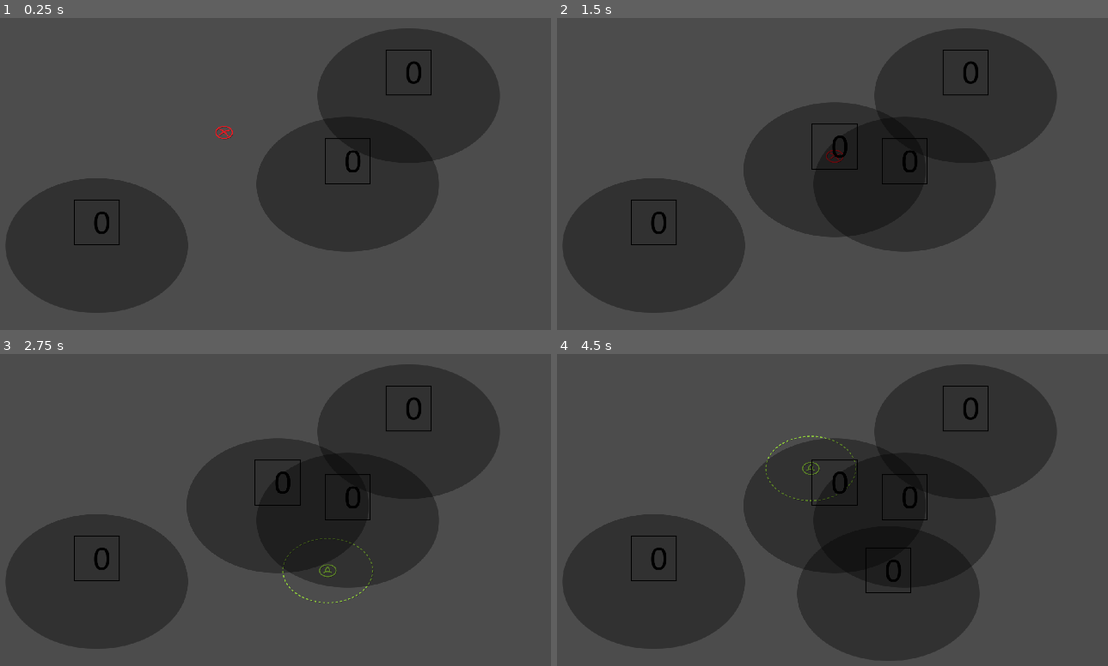
Above: before the commit, frames 1-4 (two rows, left to right).
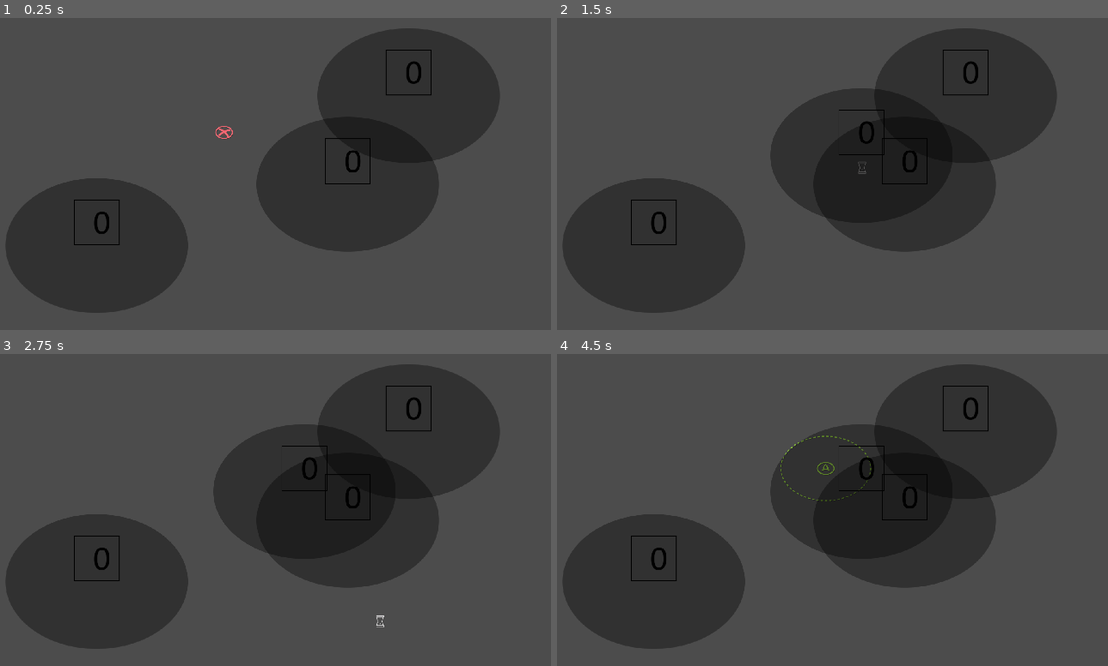
Above: after the commit, the same moments.

Repository: sksmith/ATreeKilledMyFather
Game: Godot game, scene res://forest/ForestTest.tscn
Two runs of this game, one before a commit and one after it. Both use one fixed random seed, a clock stepped at 60 frames per second and the inputs below. This scene is started directly instead of the project's main scene.
Inputs:
- Up to frame 1 (0.25 s): no input
- Up to frame 2 (1.5 s): hold D (f_move_right) 0.53-1.28 s; hold Space (f_action) 0.53-1.28 s; hold S (f_move_down) from 1.28 s (still down); tap Space (f_action) at 1.35 s
- Up to frame 3 (2.75 s): release S (f_move_down) at 2.03 s; hold D (f_move_right) from 2.03 s (still down); hold Space (f_action) from 2.03 s (still down)
- Up to frame 4 (4.5 s): release D (f_move_right) at 2.78 s; release Space (f_action) at 2.78 s; hold W (f_move_up) 2.78-3.53 s; tap Space (f_action) at 2.85, 4.35 s; hold Space (f_action) 3.53-4.28 s; hold A (f_move_left) from 3.53 s (still down)

The runs differ from the first frame. In frame 1, less than 0.1% of the frame differs, in the area x 39-43%, y 34-39%; in frame 2, 3.0%; in frame 3, 3.1%; in frame 4, 11%, in the area x 33-77%, y 22-99%.

Commit message:
Planting cooldown

Diff:
--- a/forest/ForestCursor.gd
+++ b/forest/ForestCursor.gd
@@ -5,10 +5,12 @@
 export var fine_cursor_speed = 200
 export(Resource) var tree_resource
 export(NodePath) var tree_parent_node
+export var planting_cooldown = 2
 
 var screen_size # Size of the game window.
 var can_plant_tree = false
 var tree_planting_node
+var on_cooldown = false
 
 # Called when the node enters the scene tree for the first time.
 func _ready():
@@ -47,12 +49,19 @@
 		print("nope! can't plant")
 
 func _do_plant_tree():
-	if tree_planting_node:
-		var tree = tree_resource.instance()
-		tree.position = position
-		tree_planting_node.add_child(tree)
-		print("plant tree")
+	can_plant_tree = false
+	var tree = tree_resource.instance()
+	tree.position = position
+	tree_planting_node.add_child(tree)
+	_start_planting_cooldown()
 
+
+func _start_planting_cooldown():
+	on_cooldown = true
+	$AnimatedSprite.play("cooldown")
+	yield(get_tree().create_timer(planting_cooldown), "timeout")
+	on_cooldown = false
+	_set_can_plant()
 
 func _on_ForestCursor_area_entered(_area):
 	_set_can_plant()
@@ -62,6 +71,9 @@
 	_set_can_plant()
 
 func _set_can_plant():
+	if on_cooldown:
+		return
+
 	if _can_plant():
 		can_plant_tree = true
 		$AnimatedSprite.play("plant")
--- a/forest/ForestCursor.tscn
+++ b/forest/ForestCursor.tscn
@@ -6,9 +6,19 @@
 [ext_resource path="res://forest/plant-seed_YES-02.png" type="Texture" id=4]
 [ext_resource path="res://forest/plant-seed_NO-01.png" type="Texture" id=5]
 [ext_resource path="res://forest/PlantedTree.tscn" type="PackedScene" id=6]
+[ext_resource path="res://forest/plant-seed_COOL-01.png" type="Texture" id=7]
+[ext_resource path="res://forest/plant-seed_COOL-02.png" type="Texture" id=8]
+[ext_resource path="res://forest/plant-seed_COOL-04.png" type="Texture" id=9]
+[ext_resource path="res://forest/plant-seed_COOL-03.png" type="Texture" id=10]
+[ext_resource path="res://forest/plant-seed_COOL-05.png" type="Texture" id=11]
 
 [sub_resource type="SpriteFrames" id=1]
 animations = [ {
+"frames": [ ExtResource( 7 ), ExtResource( 8 ), ExtResource( 10 ), ExtResource( 9 ), ExtResource( 11 ) ],
+"loop": true,
+"name": "cooldown",
+"speed": 5.0
+}, {
 "frames": [ ExtResource( 5 ), ExtResource( 1 ) ],
 "loop": true,
 "name": "no",
@@ -32,14 +42,18 @@
 __meta__ = {
 "_edit_group_": true
 }
+cursor_speed = 600
+fine_cursor_speed = 300
 tree_resource = ExtResource( 6 )
 
 [node name="AnimatedSprite" type="AnimatedSprite" parent="."]
 frames = SubResource( 1 )
 animation = "no"
+frame = 1
 playing = true
 
 [node name="CollisionShape2D" type="CollisionShape2D" parent="."]
+visible = false
 rotation = 1.5708
 shape = SubResource( 2 )
 
--- a/project.godot
+++ b/project.godot
@@ -115,30 +115,6 @@
 "events": [ Object(InputEventJoypadButton,"resource_local_to_scene":false,"resource_name":"","device":0,"button_index":2,"pressure":0.0,"pressed":false,"script":null)
  ]
 }
-f_move_left={
-"deadzone": 0.5,
-"events": [ Object(InputEventJoypadMotion,"resource_local_to_scene":false,"resource_name":"","device":1,"axis":0,"axis_value":-1.0,"script":null)
-, Object(InputEventKey,"resource_local_to_scene":false,"resource_name":"","device":0,"alt":false,"shift":false,"control":false,"meta":false,"command":false,"pressed":false,"scancode":65,"physical_scancode":0,"unicode":0,"echo":false,"script":null)
- ]
-}
-f_move_right={
-"deadzone": 0.5,
-"events": [ Object(InputEventJoypadMotion,"resource_local_to_scene":false,"resource_name":"","device":1,"axis":0,"axis_value":1.0,"script":null)
-, Object(InputEventKey,"resource_local_to_scene":false,"resource_name":"","device":0,"alt":false,"shift":false,"control":false,"meta":false,"command":false,"pressed":false,"scancode":68,"physical_scancode":0,"unicode":0,"echo":false,"script":null)
- ]
-}
-f_move_up={
-"deadzone": 0.5,
-"events": [ Object(InputEventJoypadMotion,"resource_local_to_scene":false,"resource_name":"","device":1,"axis":1,"axis_value":-1.0,"script":null)
-, Object(InputEventKey,"resource_local_to_scene":false,"resource_name":"","device":0,"alt":false,"shift":false,"control":false,"meta":false,"command":false,"pressed":false,"scancode":87,"physical_scancode":0,"unicode":0,"echo":false,"script":null)
- ]
-}
-f_move_down={
-"deadzone": 0.5,
-"events": [ Object(InputEventJoypadMotion,"resource_local_to_scene":false,"resource_name":"","device":1,"axis":1,"axis_value":1.0,"script":null)
-, Object(InputEventKey,"resource_local_to_scene":false,"resource_name":"","device":0,"alt":false,"shift":false,"control":false,"meta":false,"command":false,"pressed":false,"scancode":83,"physical_scancode":0,"unicode":0,"echo":false,"script":null)
- ]
-}
 
 [physics]
 
Not shown: 1 places in forest/ForestCursor.tscn that only renumber resources
Binary file added: forest/plant-seed_COOL-01.png
Not shown, added: forest/plant-seed_COOL-01.png.import
Binary file added: forest/plant-seed_COOL-02.png
Not shown, added: forest/plant-seed_COOL-02.png.import
Binary file added: forest/plant-seed_COOL-03.png
Not shown, added: forest/plant-seed_COOL-03.png.import
Binary file added: forest/plant-seed_COOL-04.png
Not shown, added: forest/plant-seed_COOL-04.png.import
Binary file added: forest/plant-seed_COOL-05.png
Not shown, added: forest/plant-seed_COOL-05.png.import
